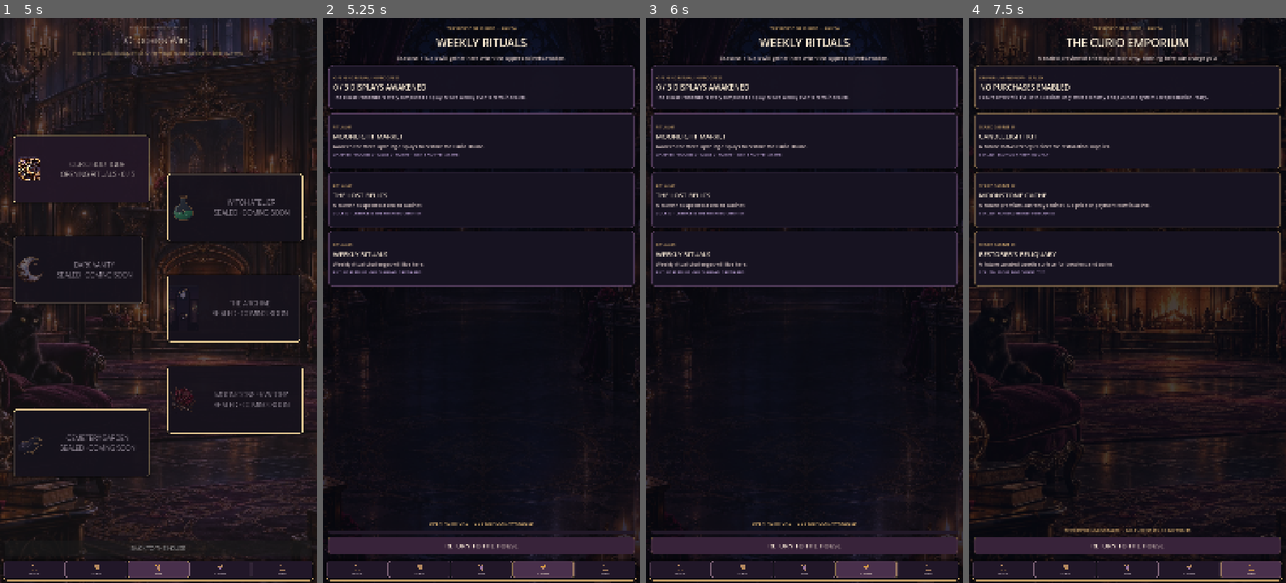
Above: before the commit, frames 1-4 (left to right).
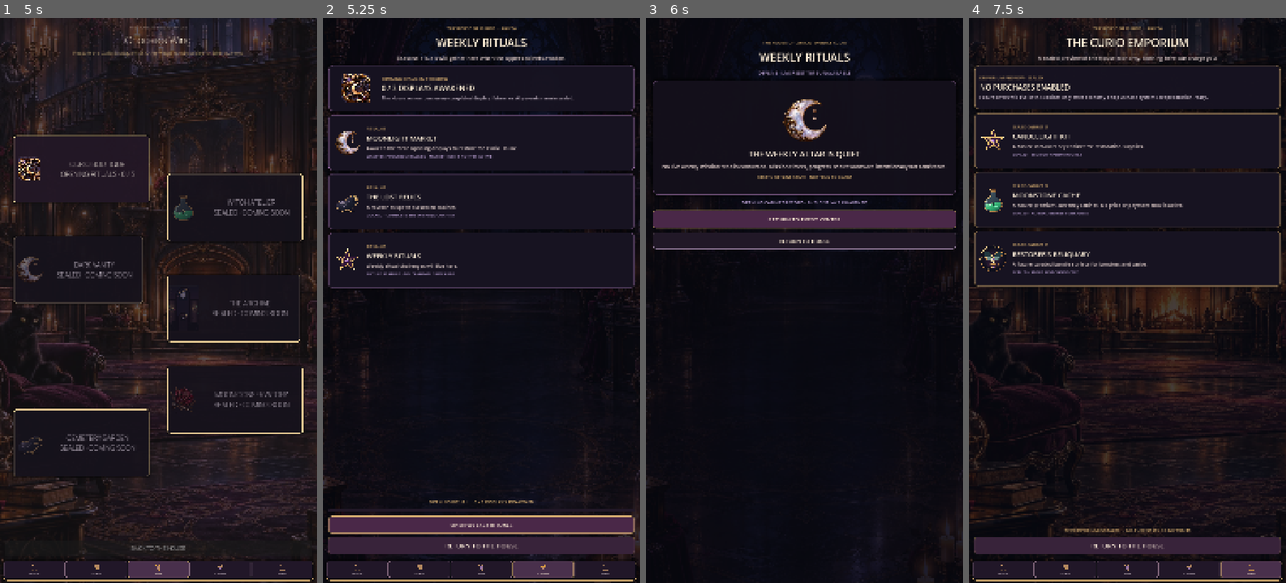
Above: after the commit, the same moments.

Repository: Jay-prodesign/akilta-match3
Game: Godot game, scene res://src/app/app_bootstrap.tscn
Same seed, same stepped clock (60 frames per second), same inputs: the game is played once before the commit and once after it.
Inputs (mouse positions are in pixels of both pictures, inside the frame that each line leads up to):
- Up to frame 1 (5 s): click "ENTER THE HOUSE" at 0.5 s; click "ENTER CURIO BOUTIQUE" at 1.25 s; click (34, 571) at 2 s; click "ENTER CURIO BOUTIQUE" at 2.75 s; click (95, 571) at 3.5 s; click (158, 571) at 4.25 s
- Up to frame 2 (5.25 s): click (541, 571) at 5 s
- Up to frame 3 (6 s): click (804, 526) at 5.75 s, where only the run after the commit has a clickable "OPEN WEEKLY RITUALS"
- Up to frame 4 (7.5 s): click (1127, 221) at 6.5 s, where only the run after the commit has a clickable "RETURN TO EVENT CENTER"; click (1251, 571) at 7.25 s

Frame 1 is identical in both runs. In frame 2, 8.4% of the frame differs, in the area x 1-99%, y 9-92%; in frame 3, 15%, in the area x 1-99%, y 1-100%; in frame 4, 2.3%.

Commit message:
Implement route-backed Event Center to Weekly Rituals journey

Diff:
--- a/src/app/app_bootstrap.gd
+++ b/src/app/app_bootstrap.gd
@@ -184,6 +184,159 @@
 			return false
 		_render_house(false, "", int(candidate.house_stage))
 	return true
+
+func show_weekly_missions() -> bool:
+	if navigation == null:
+		return false
+	if navigation.current() == NavigationScript.Route.HOUSE:
+		if not navigation.go(NavigationScript.Route.MISSIONS, {"via": "house_entry_point"}):
+			return false
+	elif navigation.current() == NavigationScript.Route.EVENTS:
+		if not navigation.go(NavigationScript.Route.MISSIONS, {"via": "event_center"}):
+			return false
+	elif navigation.current() != NavigationScript.Route.MISSIONS:
+		return false
+	var screen := Control.new()
+	screen.name = "WeeklyMissionsScreen"
+	screen.set_anchors_and_offsets_preset(Control.PRESET_FULL_RECT)
+	_show_screen(screen)
+	var backdrop := ColorRect.new()
+	backdrop.color = Color("#090A13")
+	backdrop.set_anchors_and_offsets_preset(Control.PRESET_FULL_RECT)
+	screen.add_child(backdrop)
+	var world_art := TextureRect.new()
+	world_art.name = "MissionWorldArt"
+	world_art.set_anchors_and_offsets_preset(Control.PRESET_FULL_RECT)
+	world_art.texture = ScreenArt.texture("events_bg_curio_house")
+	world_art.expand_mode = TextureRect.EXPAND_IGNORE_SIZE
+	world_art.stretch_mode = TextureRect.STRETCH_KEEP_ASPECT_COVERED
+	world_art.modulate = Color(0.44, 0.40, 0.58, 0.30)
+	world_art.mouse_filter = Control.MOUSE_FILTER_IGNORE
+	screen.add_child(world_art)
+	var layout := VBoxContainer.new()
+	layout.name = "MissionLayout"
+	layout.set_anchors_and_offsets_preset(Control.PRESET_FULL_RECT)
+	layout.offset_left = 22
+	layout.offset_top = 72
+	layout.offset_right = -22
+	layout.offset_bottom = -28
+	layout.add_theme_constant_override("separation", 14)
+	screen.add_child(layout)
+	var eyebrow := Label.new()
+	eyebrow.text = "THE HOUSE OF CURIOS · WEEKLY ALTAR"
+	eyebrow.horizontal_alignment = HORIZONTAL_ALIGNMENT_CENTER
+	eyebrow.add_theme_color_override("font_color", Color("#D5AD70"))
+	eyebrow.add_theme_font_size_override("font_size", 15)
+	layout.add_child(eyebrow)
+	var title := Label.new()
+	title.name = "MissionTitle"
+	title.text = "WEEKLY RITUALS"
+	title.horizontal_alignment = HORIZONTAL_ALIGNMENT_CENTER
+	title.add_theme_color_override("font_color", Color("#FFF0D8"))
+	title.add_theme_color_override("font_outline_color", Color("#080710", 0.92))
+	title.add_theme_constant_override("outline_size", 4)
+	title.add_theme_font_size_override("font_size", 38)
+	layout.add_child(title)
+	var timer := Label.new()
+	timer.name = "MissionTimer"
+	timer.text = "OFFLINE · LIVE RESET TIME UNAVAILABLE"
+	timer.horizontal_alignment = HORIZONTAL_ALIGNMENT_CENTER
+	timer.add_theme_color_override("font_color", Color("#BFA5D8"))
+	timer.add_theme_font_size_override("font_size", 16)
+	layout.add_child(timer)
+	var empty := PanelContainer.new()
+	empty.name = "MissionEmptyState"
+	empty.custom_minimum_size = Vector2(0, 390)
+	var empty_style := StyleBoxFlat.new()
+	empty_style.bg_color = Color("#14101B", 0.97)
+	empty_style.border_color = Color("#9B6FA6", 0.72)
+	empty_style.set_border_width_all(2)
+	empty_style.set_corner_radius_all(18)
+	empty_style.content_margin_left = 22
+	empty_style.content_margin_right = 22
+	empty_style.content_margin_top = 20
+	empty_style.content_margin_bottom = 20
+	empty_style.shadow_color = Color(0, 0, 0, 0.48)
+	empty_style.shadow_size = 12
+	empty.add_theme_stylebox_override("panel", empty_style)
+	layout.add_child(empty)
+	var empty_content := VBoxContainer.new()
+	empty_content.alignment = BoxContainer.ALIGNMENT_CENTER
+	empty_content.add_theme_constant_override("separation", 10)
+	empty.add_child(empty_content)
+	var emblem := TextureRect.new()
+	emblem.name = "MissionRewardArt"
+	emblem.custom_minimum_size = Vector2(0, 170)
+	emblem.texture = PieceAssetLoader.ornament("res://assets/pieces/moon_sigil.svg")
+	emblem.expand_mode = TextureRect.EXPAND_IGNORE_SIZE
+	emblem.stretch_mode = TextureRect.STRETCH_KEEP_ASPECT_CENTERED
+	emblem.mouse_filter = Control.MOUSE_FILTER_IGNORE
+	empty_content.add_child(emblem)
+	var empty_title := Label.new()
+	empty_title.text = "THE WEEKLY ALTAR IS QUIET"
+	empty_title.horizontal_alignment = HORIZONTAL_ALIGNMENT_CENTER
+	empty_title.add_theme_color_override("font_color", Color("#F4E5D3"))
+	empty_title.add_theme_font_size_override("font_size", 28)
+	empty_content.add_child(empty_title)
+	var empty_body := Label.new()
+	empty_body.text = "No live weekly mission feed is connected. Mission timers, progress and rewards are intentionally not fabricated."
+	empty_body.horizontal_alignment = HORIZONTAL_ALIGNMENT_CENTER
+	empty_body.autowrap_mode = TextServer.AUTOWRAP_WORD_SMART
+	empty_body.add_theme_color_override("font_color", Color("#D8C6C3"))
+	empty_body.add_theme_font_size_override("font_size", 18)
+	empty_content.add_child(empty_body)
+	var empty_state := Label.new()
+	empty_state.name = "MissionEmptyStateTruth"
+	empty_state.text = "RESET / OFFLINE STATE · NOTHING TO CLAIM"
+	empty_state.horizontal_alignment = HORIZONTAL_ALIGNMENT_CENTER
+	empty_state.add_theme_color_override("font_color", Color("#D5AD70"))
+	empty_state.add_theme_font_size_override("font_size", 15)
+	empty_content.add_child(empty_state)
+	var record := Label.new()
+	var completed_count := mini(int(progress.completed_levels.size()) if progress != null else 0, INTERNAL_REVIEW_LEVEL_COUNT)
+	record.name = "MissionOpeningRecord"
+	record.text = "OPENING CABINET RECORD · %d / %d DISPLAYS AWAKENED" % [completed_count, INTERNAL_REVIEW_LEVEL_COUNT]
+	record.horizontal_alignment = HORIZONTAL_ALIGNMENT_CENTER
+	record.add_theme_color_override("font_color", Color("#BFA5D8"))
+	record.add_theme_font_size_override("font_size", 16)
+	layout.add_child(record)
+	var events_button := Button.new()
+	events_button.name = "ReturnToEvents"
+	events_button.text = "RETURN TO EVENT CENTER"
+	events_button.custom_minimum_size.y = 62
+	_style_meta_action(events_button, true)
+	layout.add_child(events_button)
+	events_button.pressed.connect(_on_missions_back)
+	var house_button := Button.new()
+	house_button.name = "ReturnToHouse"
+	house_button.text = "RETURN TO HOUSE"
+	house_button.custom_minimum_size.y = 56
+	_style_meta_action(house_button, false)
+	layout.add_child(house_button)
+	house_button.pressed.connect(_on_missions_house)
+	return true
+
+func _style_meta_action(button: Button, primary: bool) -> void:
+	var normal := StyleBoxFlat.new()
+	normal.bg_color = Color("#4A2848") if primary else Color("#211827")
+	normal.border_color = Color("#D5AD70") if primary else Color("#8D7694")
+	normal.set_border_width_all(2 if primary else 1)
+	normal.set_corner_radius_all(12)
+	var hover := normal.duplicate() as StyleBoxFlat
+	hover.bg_color = Color("#61385B") if primary else Color("#34263D")
+	button.add_theme_stylebox_override("normal", normal)
+	button.add_theme_stylebox_override("hover", hover)
+	button.add_theme_stylebox_override("pressed", hover)
+	button.add_theme_color_override("font_color", Color("#FFF0D8"))
+	button.add_theme_font_size_override("font_size", 19)
+
+func _on_missions_back() -> void:
+	if navigation != null and navigation.current() == NavigationScript.Route.MISSIONS and navigation.go(NavigationScript.Route.EVENTS, {"via": "missions_back"}):
+		show_feature_preview("Events")
+
+func _on_missions_house() -> void:
+	if navigation != null and navigation.current() == NavigationScript.Route.MISSIONS and navigation.go(NavigationScript.Route.HOUSE, {"via": "missions_house"}):
+		_render_house()
 
 func show_feature_preview(feature: String) -> bool:
 	# Truthful internal-review destinations are real product routes/screens.
@@ -296,6 +449,15 @@
 	hero_row.name = "HeroRow"
 	hero_row.add_theme_constant_override("separation", 14)
 	hero.add_child(hero_row)
+	if is_events:
+		var event_hero_art := TextureRect.new()
+		event_hero_art.name = "EventHeroArt"
+		event_hero_art.custom_minimum_size = Vector2(150, 128)
+		event_hero_art.texture = PieceAssetLoader.ornament("res://assets/curios/ch01_curio_moon_cameo_awakened_v01.svg")
+		event_hero_art.expand_mode = TextureRect.EXPAND_IGNORE_SIZE
+		event_hero_art.stretch_mode = TextureRect.STRETCH_KEEP_ASPECT_CENTERED
+		event_hero_art.mouse_filter = Control.MOUSE_FILTER_IGNORE
+		hero_row.add_child(event_hero_art)
 	var hero_copy := VBoxContainer.new()
 	hero_copy.name = "HeroCopy"
 	hero_copy.size_flags_horizontal = Control.SIZE_EXPAND_FILL
@@ -361,6 +523,13 @@
 		ritual_progress.add_theme_stylebox_override("background", track)
 		ritual_progress.add_theme_stylebox_override("fill", fill)
 		layout.add_child(ritual_progress)
+		var weekly_button := Button.new()
+		weekly_button.name = "WeeklyMissionsAction"
+		weekly_button.text = "OPEN WEEKLY RITUALS"
+		weekly_button.custom_minimum_size.y = 60
+		_style_meta_action(weekly_button, true)
+		layout.add_child(weekly_button)
+		weekly_button.pressed.connect(show_weekly_missions)
 	elif not is_profile:
 		var shop_note := Label.new()
 		shop_note.name = "NoPurchasesNotice"
@@ -411,6 +580,14 @@
 		row.size_flags_vertical = Control.SIZE_EXPAND_FILL
 		row.add_theme_constant_override("separation", 18)
 		card.add_child(row)
+		var card_art := TextureRect.new()
+		card_art.name = "CardArt%d" % card_index
+		card_art.custom_minimum_size = Vector2(96, 96)
+		card_art.texture = PieceAssetLoader.ornament(String(entry.get("art", "")))
+		card_art.expand_mode = TextureRect.EXPAND_IGNORE_SIZE
+		card_art.stretch_mode = TextureRect.STRETCH_KEEP_ASPECT_CENTERED
+		card_art.mouse_filter = Control.MOUSE_FILTER_IGNORE
+		row.add_child(card_art)
 		var copy := VBoxContainer.new()
 		copy.size_flags_horizontal = Control.SIZE_EXPAND_FILL
 		copy.size_flags_vertical = Control.SIZE_EXPAND_FILL
